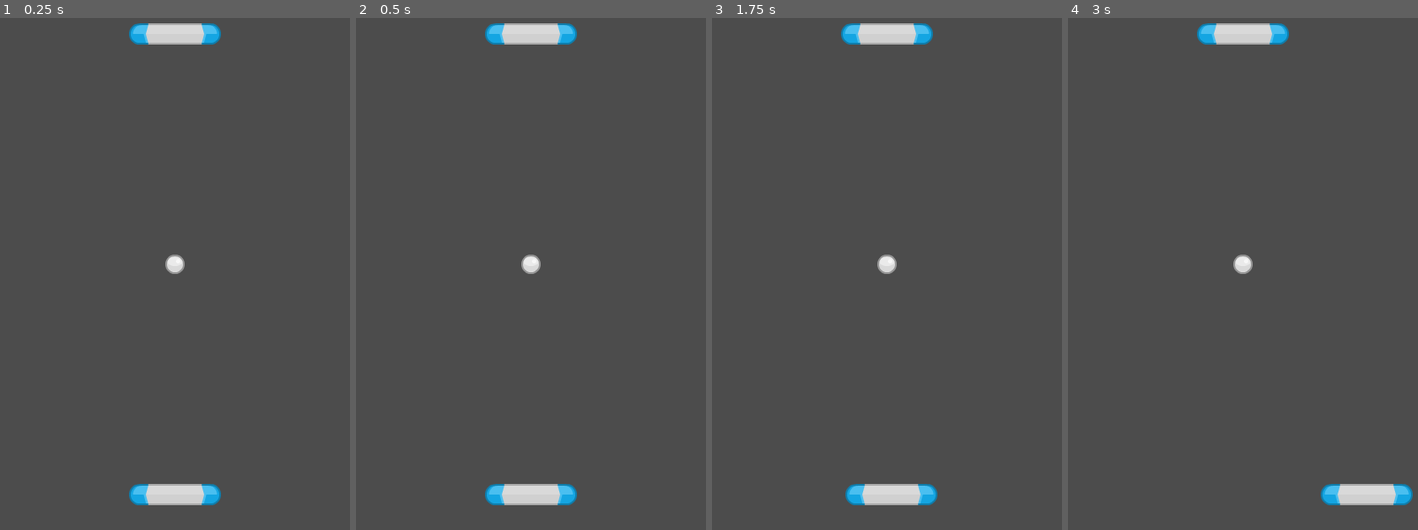
Above: before the commit, frames 1-4 (left to right).
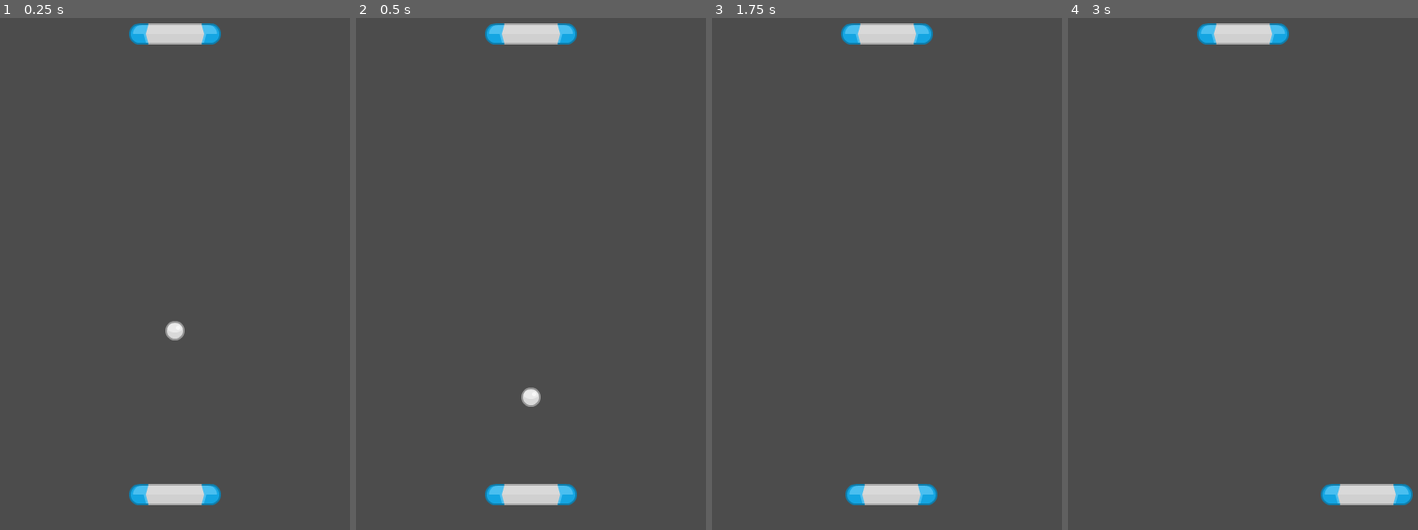
Above: after the commit, the same moments.

Repository: chris-f23/pongodot
Game: Godot game, scene res://_main.tscn
The game is run twice, just before and just after one commit, with the same random seed, the same clock (stepped at 60 frames per second) and the same inputs. The project has no main scene, so this scene is started directly.
Inputs:
- Up to frame 1 (0.25 s): no input
- Up to frame 2 (0.5 s): no input
- Up to frame 3 (1.75 s): hold Right (ui_right) 0.53-1.28 s; hold Left (ui_left) from 1.28 s (still down)
- Up to frame 4 (3 s): release Left (ui_left) at 2.03 s; hold Right (ui_right) from 2.03 s (still down)

The runs differ from the first frame. In frame 1, 0.3% of the frame differs, in the area x 47-53%, y 46-63%; in frame 2, 0.3%; in frame 3, 0.2%; in frame 4, 0.2%.

Commit message:
Implementa rebote de bola con paredes y paletas

Diff:
--- /dev/null
+++ b/src/ball.gd
@@ -0,0 +1,33 @@
+extends KinematicBody2D
+
+export var SPEED = 300;
+export var direction = Vector2();
+
+onready var collider: CollisionShape2D = get_node("CollisionShape2D");
+
+
+# Called when the node enters the scene tree for the first time.
+func _ready():
+	pass # Replace with function body.
+
+
+# Called every frame. 'delta' is the elapsed time since the previous frame.
+func _physics_process(delta):
+	direction = direction.normalized();
+
+	var collision = self.move_and_collide(direction * SPEED * delta);
+
+	if (collision is KinematicCollision2D):
+		var collider = (collision.collider as PhysicsBody2D);
+		if collider.is_in_group("wall"):
+			direction = direction.bounce(collision.normal);
+
+		elif collider.is_in_group("paddle"):
+			var collider_width = ((collision.collider_shape as CollisionShape2D).shape as RectangleShape2D).extents.x;
+
+			# Valor entre -1 y 1.
+			var delta_direction = (collision.position.x - collision.collider.position.x) / collider_width;
+			direction = Vector2(delta_direction, -direction.y);
+
+
+	pass
--- a/src/ball.tscn
+++ b/src/ball.tscn
@@ -1,10 +1,12 @@
-[gd_scene load_steps=3 format=2]
+[gd_scene load_steps=4 format=2]
 
 [ext_resource path="res://images/ball.png" type="Texture" id=1]
+[ext_resource path="res://ball.gd" type="Script" id=2]
 
 [sub_resource type="CircleShape2D" id=1]
 
 [node name="Ball" type="KinematicBody2D"]
+script = ExtResource( 2 )
 __meta__ = {
 "_edit_group_": true
 }
--- a/src/level.tscn
+++ b/src/level.tscn
@@ -12,6 +12,7 @@
 
 [node name="Ball" parent="." instance=ExtResource( 2 )]
 position = Vector2( 200, 300 )
+direction = Vector2( 0, 1 )
 
 [node name="Paddle" parent="." instance=ExtResource( 1 )]
 position = Vector2( 200, 560 )
@@ -20,7 +21,9 @@
 [node name="Paddle2" parent="." instance=ExtResource( 1 )]
 position = Vector2( 200, 40 )
 
-[node name="LeftWall" type="StaticBody2D" parent="."]
+[node name="LeftWall" type="StaticBody2D" parent="." groups=[
+"wall",
+]]
 position = Vector2( 0, 300 )
 __meta__ = {
 "_edit_group_": true
@@ -29,7 +32,9 @@
 [node name="CollisionShape2D" type="CollisionShape2D" parent="LeftWall"]
 shape = SubResource( 1 )
 
-[node name="RightWall" type="StaticBody2D" parent="."]
+[node name="RightWall" type="StaticBody2D" parent="." groups=[
+"wall",
+]]
 position = Vector2( 400, 300 )
 __meta__ = {
 "_edit_group_": true
--- a/src/paddle.tscn
+++ b/src/paddle.tscn
@@ -5,7 +5,9 @@
 [sub_resource type="RectangleShape2D" id=1]
 extents = Vector2( 50.25, 11.75 )
 
-[node name="Paddle" type="KinematicBody2D"]
+[node name="Paddle" type="KinematicBody2D" groups=[
+"paddle",
+]]
 __meta__ = {
 "_edit_group_": true
 }
